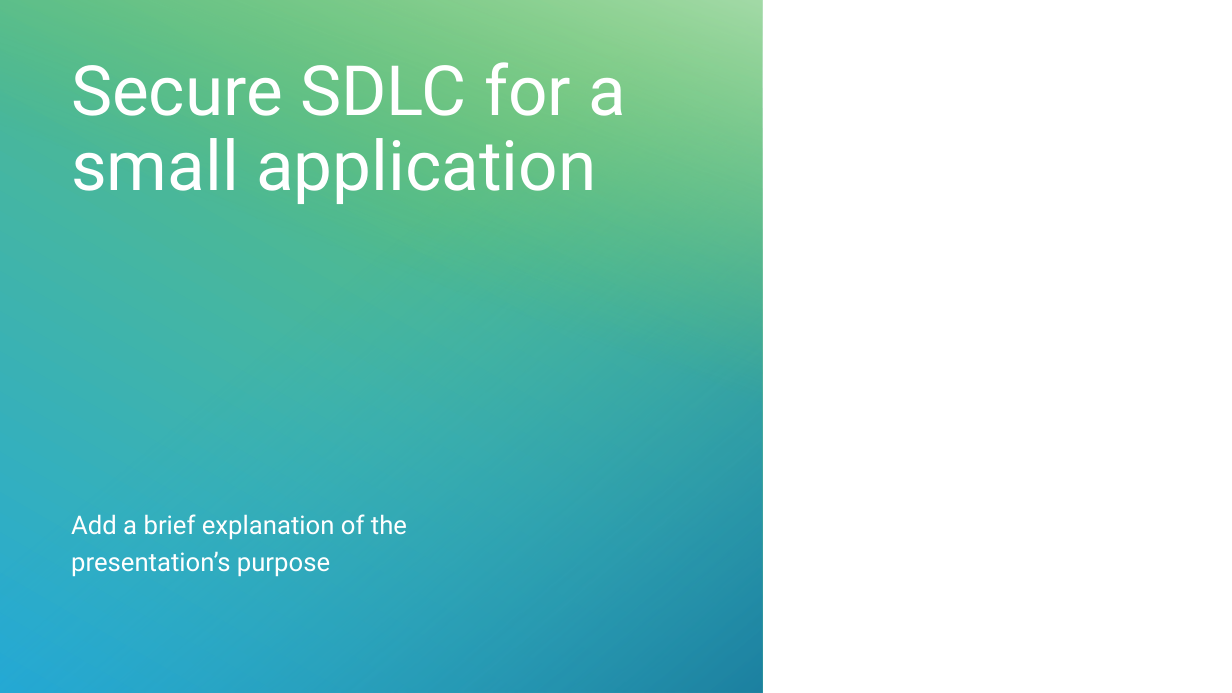
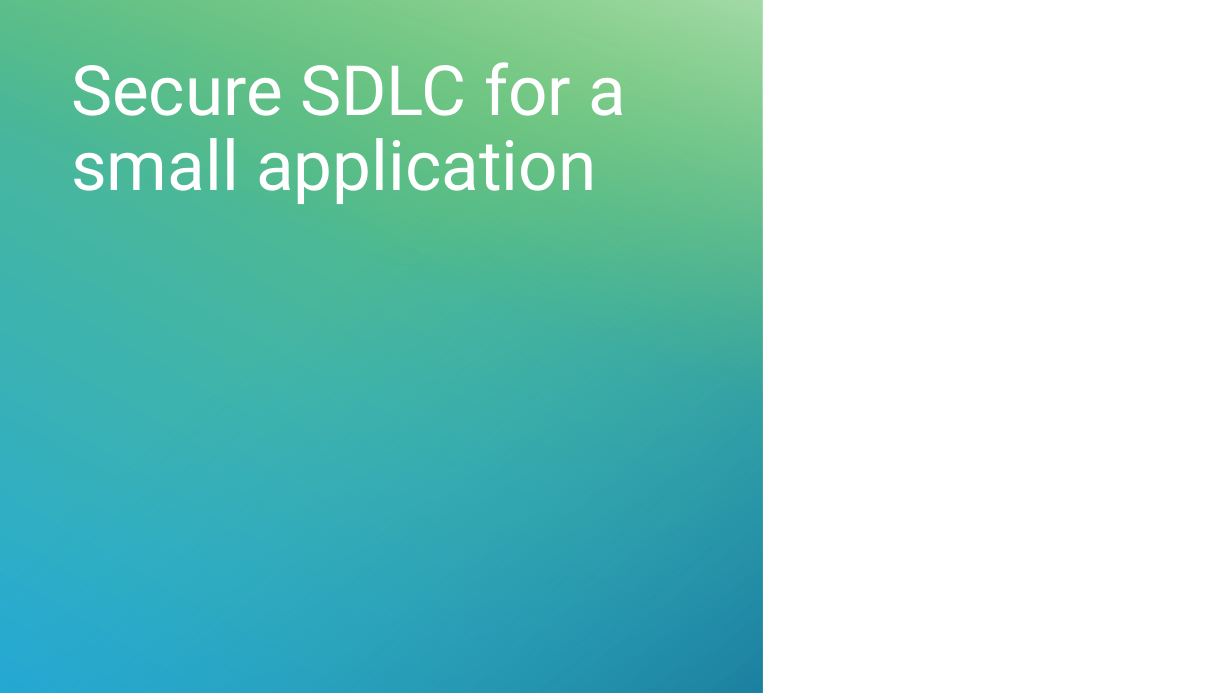
Before and after one commit to PaullyDK/DevSecOpsProjOne, a slide deck: slide 1 of Presentation/proj1.pptx. Drawn at 1232x693 pixels with LibreOffice and Linux fonts; fonts in the diff are those of the drawing; background and template pictures are left out. Boxes give left, top, right and bottom in pixels: in the first picture for what was removed or moved away, otherwise in the second. Text is boxed around its words. In the diff, an @@ line names an element or a change of style, - is before the commit and + after.

Commit message:
made changes to presentation

```diff
--- a/Presentation/proj1.pptx
+++ b/Presentation/proj1.pptx
@@ subtitle removed at (71, 514, 407, 577) @@
-Add a brief explanation of the presentation’s purpose
```
Also in this commit, not shown: 4 other slides changed, 3 slides removed.
